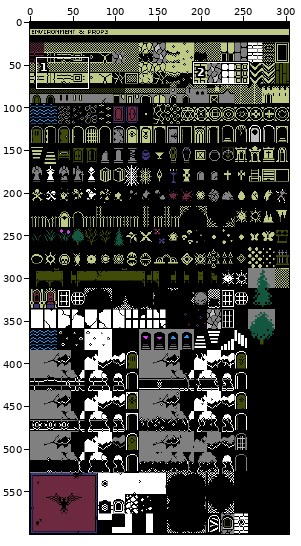
File history of a pixel-art file, Art/Enviornment_Props.aseprite. Above: a wide view before the commit, with the close-up outlined.
Close-up. Before the commit:
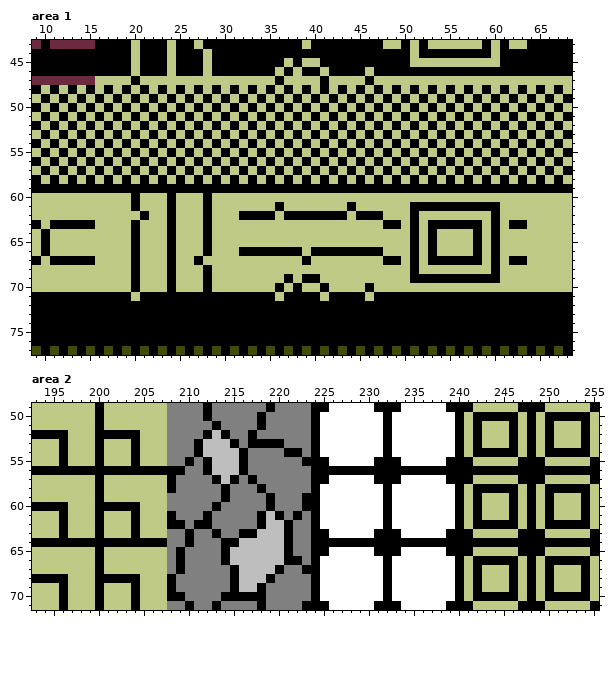
304x600 pixels, 1 frame. Shown: area 1: x 9..68, y 43..77; area 2: x 193..255, y 49..71. The commit also changed other parts of the picture, which this record leaves out.
The result:
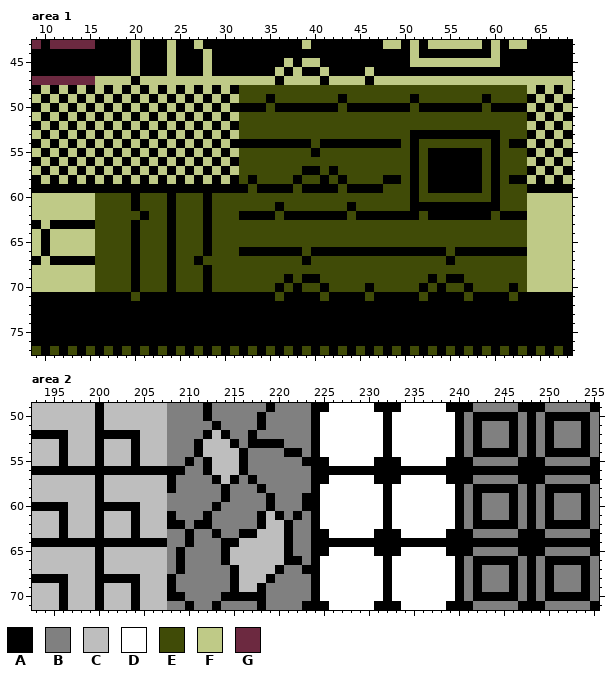
Palette (. is transparent): A #000000  B #808080  C #bebebe  D #ffffff  E #404b07  F #bfca87  G #6c2940
Difference:
Area 1:
y 48: x 32..63 FAFAFAFAFAFAFAFAFAFAFAFAFAFAFAFA -> EEEEEEEEEEEEEEEEEEEEEEEEEEEEEEEE
y 49: x 32..63 AFAFAFAFAFAFAFAFAFAFAFAFAFAFAFAF -> EEEAEEEEEEEAEEEEEEEAEEEEEEEAEEEE
y 50: x 32 F -> A; x 34..36 FAF -> AEA; x 38 F -> A; x 40 F -> A; x 42..44 FAF -> AEA; x 46 F -> A; x 48 F -> A; x 50..52 FAF -> AEA; x 54 F -> A; x 56 F -> A; x 58..60 FAF -> AEA; x 62 F -> A
y 51: x 32..63 AFAFAFAFAFAFAFAFAFAFAFAFAFAFAFAF -> EEEEEEEEEEEEEEEEEEEEEEEEEEEEEEEE
y 52: x 32..63 FAFAFAFAFAFAFAFAFAFAFAFAFAFAFAFA -> EEEEEEEEEEEEEEEEEEEEEEEEEEEEEEEE
y 53: x 32..51 AFAFAFAFAFAFAFAFAFAF -> EEEEEEEEEEEEEEEEEEEA; x 53 F -> A; x 55 F -> A; x 57 F -> A; x 59 F -> A; x 61..63 FAF -> EEE
y 54: x 32 F -> A; x 34 F -> A; x 36 F -> A; x 38 F -> A; x 40 F -> E; x 42 F -> A; x 44 F -> A; x 46 F -> A; x 48 F -> A; x 50 F -> E; x 52..62 FAFAFAFAFAF -> EEEEEEEEAEA
y 55: x 32..39 AFAFAFAF -> EEEEEEEE; x 41..53 FAFAFAFAFAFAF -> EEEEEEEEEEAEA; x 55 F -> A; x 57 F -> A; x 59 F -> E; x 61..63 FAF -> EEE
y 56: x 32..50 FAFAFAFAFAFAFAFAFAF -> EEEEEEEEEEEEEEEEEEE; x 52 F -> E; x 54 F -> A; x 56 F -> A; x 58..63 FAFAFA -> AEAEEE
y 57: x 32..39 AFAFAFAF -> EEEEEEEA; x 41 F -> E; x 43..53 FAFAFAFAFAF -> EEEEEEEEAEA; x 55 F -> A; x 57 F -> A; x 59 F -> E; x 61..63 FAF -> EEE
y 58: x 32 F -> E; x 34..40 FAFAFAF -> EEEEAEE; x 42 F -> E; x 44..48 FAFAF -> EEEEA; x 50 F -> E; x 52 F -> E; x 54 F -> A; x 56 F -> A; x 58..62 FAFAF -> AEAEA
y 59: x 33 A -> E; x 38 A -> E; x 43 A -> E; x 48..50 AAA -> EEE; x 52 A -> E; x 59 A -> E; x 61..63 AAA -> EEE
y 60: x 16..19 FFFF -> EEEE; x 21..23 FFF -> EEE; x 25..27 FFF -> EEE; x 29..63 FFFFFFFFFFFFFFFFFFFFFFFFFFFFFFFFFFF -> EEEEEEEEEEEEEEEEEEEEEEAEEEEEEEEAEEE
y 61: x 16..19 FFFF -> EEEE; x 21..23 FFF -> EEE; x 25..27 FFF -> EEE; x 29..35 FFFFFFF -> EEEEEEE; x 37..43 FFFFFFF -> EEEEEEE; x 45..50 FFFFFF -> EEEEEE; x 61..63 FFF -> EEE
y 62: x 16..20 FFFFF -> EEEEE; x 22..23 FF -> EE; x 25..27 FFF -> EEE; x 29..31 FFF -> EEE; x 36 F -> E; x 44 F -> E; x 48..50 FFF -> AAA; x 52..63 FFFFFFFFAFFF -> EAAAAAAAEAAA
y 63: x 16..19 FFFF -> EEEE; x 21..23 FFF -> EEE; x 25..27 FFF -> EEE; x 29..63 FFFFFFFFFFFFFFFFFFFAAFAFAAAAAAFAFAA -> EEEEEEEEEEEEEEEEEEEEEEEEEEEEEEEEEEE
y 64..65: x 16..19 FFFF -> EEEE; x 21..23 FFF -> EEE; x 25..27 FFF -> EEE; x 29..63 FFFFFFFFFFFFFFFFFFFFFFAFAFFFFAFAFFF -> EEEEEEEEEEEEEEEEEEEEEEEEEEEEEEEEEEE
y 66: x 16..19 FFFF -> EEEE; x 21..23 FFF -> EEE; x 25..27 FFF -> EEE; x 29..31 FFF -> EEE; x 39 F -> E; x 48..50 FFF -> AAA; x 52 F -> A; x 54..57 FFFF -> AEAA; x 59 F -> A; x 61..63 FFF -> AAA
y 67: x 16..19 FFFF -> EEEE; x 21..23 FFF -> EEE; x 25..26 FF -> EE; x 28..38 FFFFFFFFFFF -> EEEEEEEEEEE; x 40..54 FFFFFFFFAAFAFAA -> EEEEEEEEEEEEEEE; x 56..63 AAAFAFAA -> EEEEEEEE
y 68: x 16..19 FFFF -> EEEE; x 21..23 FFF -> EEE; x 25..27 FFF -> EEE; x 29..63 FFFFFFFFFFFFFFFFFFFFFFAFFFFFFFFAFFF -> EEEEEEEEEEEEEEEEEEEEEEEEEEEEEEEEEEE
y 69: x 16..19 FFFF -> EEEE; x 21..23 FFF -> EEE; x 25..27 FFF -> EEE; x 29..36 FFFFFFFF -> EEEEEEEE; x 38 F -> E; x 41..52 FFFFFFFFFFAA -> EEEEEEEEEEEE; x 54 A -> E; x 57..63 AAAAFFF -> EEEEEEE
y 70: x 16..19 FFFF -> EEEE; x 21..23 FFF -> EEE; x 25..27 FFF -> EEE; x 29..35 FFFFFFF -> EEEEEEE; x 37 F -> E; x 39..40 FF -> EE; x 42..45 FFFF -> EEEE; x 47..63 FFFFFFFFFFFFFFFFF -> EEEEEAEAEEAEEEEAE
y 71: x 20 F -> E; x 36 F -> E; x 41 F -> E; x 46 F -> E; x 52 A -> E; x 57 A -> E; x 62 A -> E
Area 2:
y 49: x 193..199 FFFFFFF -> CCCCCCC; x 201..207 FFFFFFF -> CCCCCCC; x 242..246 FFFFF -> BBBBB; x 250..254 FFFFF -> BBBBB
y 50: x 193..199 FFFFFFF -> CCCCCCC; x 201..207 FFFFFFF -> CCCCCCC; x 241 F -> B; x 247 F -> B; x 249 F -> B; x 255 F -> B
y 51: x 193..199 FFFFFFF -> CCCCCCC; x 201..207 FFFFFFF -> CCCCCCC; x 241 F -> B; x 243..245 FFF -> BBB; x 247 F -> B; x 249 F -> B; x 251..253 FFF -> BBB; x 255 F -> B
y 52: x 197..199 FFF -> CCC; x 205..207 FFF -> CCC; x 241 F -> B; x 243..245 FFF -> BBB; x 247 F -> B; x 249 F -> B; x 251..253 FFF -> BBB; x 255 F -> B
y 53: x 193..195 FFF -> CCC; x 197..199 FFF -> CCC; x 201..203 FFF -> CCC; x 205..207 FFF -> CCC; x 241 F -> B; x 243..245 FFF -> BBB; x 247 F -> B; x 249 F -> B; x 251..253 FFF -> BBB; x 255 F -> B
y 54: x 193..195 FFF -> CCC; x 197..199 FFF -> CCC; x 201..203 FFF -> CCC; x 205..207 FFF -> CCC; x 241 F -> B; x 247 F -> B; x 249 F -> B; x 255 F -> B
y 55: x 193..195 FFF -> CCC; x 197..199 FFF -> CCC; x 201..203 FFF -> CCC; x 205..207 FFF -> CCC; x 242..246 FFFFF -> BBBBB; x 250..254 FFFFF -> BBBBB
y 57: x 193..199 FFFFFFF -> CCCCCCC; x 201..207 FFFFFFF -> CCCCCCC; x 242..246 FFFFF -> BBBBB; x 250..254 FFFFF -> BBBBB
y 58: x 193..199 FFFFFFF -> CCCCCCC; x 201..207 FFFFFFF -> CCCCCCC; x 241 F -> B; x 247 F -> B; x 249 F -> B; x 255 F -> B
y 59: x 193..199 FFFFFFF -> CCCCCCC; x 201..207 FFFFFFF -> CCCCCCC; x 241 F -> B; x 243..245 FFF -> BBB; x 247 F -> B; x 249 F -> B; x 251..253 FFF -> BBB; x 255 F -> B
y 60: x 197..199 FFF -> CCC; x 205..207 FFF -> CCC; x 241 F -> B; x 243..245 FFF -> BBB; x 247 F -> B; x 249 F -> B; x 251..253 FFF -> BBB; x 255 F -> B
y 61: x 193..195 FFF -> CCC; x 197..199 FFF -> CCC; x 201..203 FFF -> CCC; x 205..207 FFF -> CCC; x 241 F -> B; x 243..245 FFF -> BBB; x 247 F -> B; x 249 F -> B; x 251..253 FFF -> BBB; x 255 F -> B
y 62: x 193..195 FFF -> CCC; x 197..199 FFF -> CCC; x 201..203 FFF -> CCC; x 205..207 FFF -> CCC; x 241 F -> B; x 247 F -> B; x 249 F -> B; x 255 F -> B
y 63: x 193..195 FFF -> CCC; x 197..199 FFF -> CCC; x 201..203 FFF -> CCC; x 205..207 FFF -> CCC; x 242..246 FFFFF -> BBBBB; x 250..254 FFFFF -> BBBBB
y 65: x 193..199 FFFFFFF -> CCCCCCC; x 201..207 FFFFFFF -> CCCCCCC; x 242..246 FFFFF -> BBBBB; x 250..254 FFFFF -> BBBBB
y 66: x 193..199 FFFFFFF -> CCCCCCC; x 201..207 FFFFFFF -> CCCCCCC; x 241 F -> B; x 247 F -> B; x 249 F -> B; x 255 F -> B
y 67: x 193..199 FFFFFFF -> CCCCCCC; x 201..207 FFFFFFF -> CCCCCCC; x 241 F -> B; x 243..245 FFF -> BBB; x 247 F -> B; x 249 F -> B; x 251..253 FFF -> BBB; x 255 F -> B
y 68: x 197..199 FFF -> CCC; x 205..207 FFF -> CCC; x 241 F -> B; x 243..245 FFF -> BBB; x 247 F -> B; x 249 F -> B; x 251..253 FFF -> BBB; x 255 F -> B
y 69: x 193..195 FFF -> CCC; x 197..199 FFF -> CCC; x 201..203 FFF -> CCC; x 205..207 FFF -> CCC; x 241 F -> B; x 243..245 FFF -> BBB; x 247 F -> B; x 249 F -> B; x 251..253 FFF -> BBB; x 255 F -> B
y 70: x 193..195 FFF -> CCC; x 197..199 FFF -> CCC; x 201..203 FFF -> CCC; x 205..207 FFF -> CCC; x 241 F -> B; x 247 F -> B; x 249 F -> B; x 255 F -> B
y 71: x 193..195 FFF -> CCC; x 197..199 FFF -> CCC; x 201..203 FFF -> CCC; x 205..207 FFF -> CCC; x 242..246 FFFFF -> BBBBB; x 250..254 FFFFF -> BBBBB
